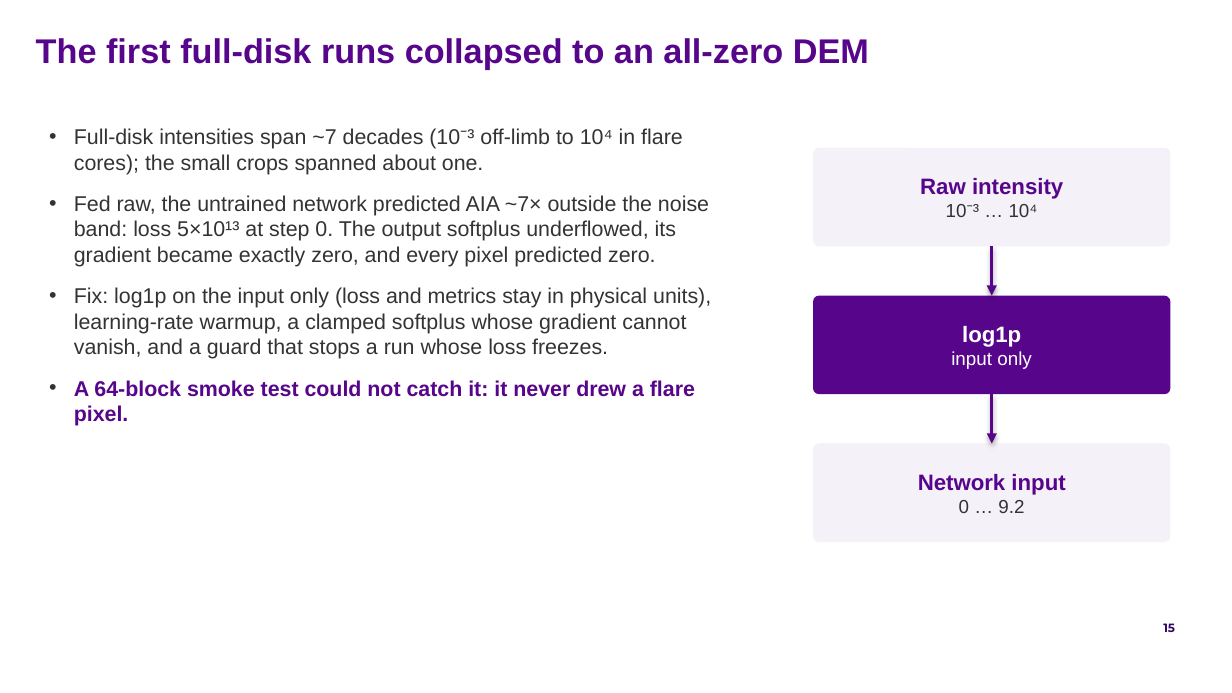
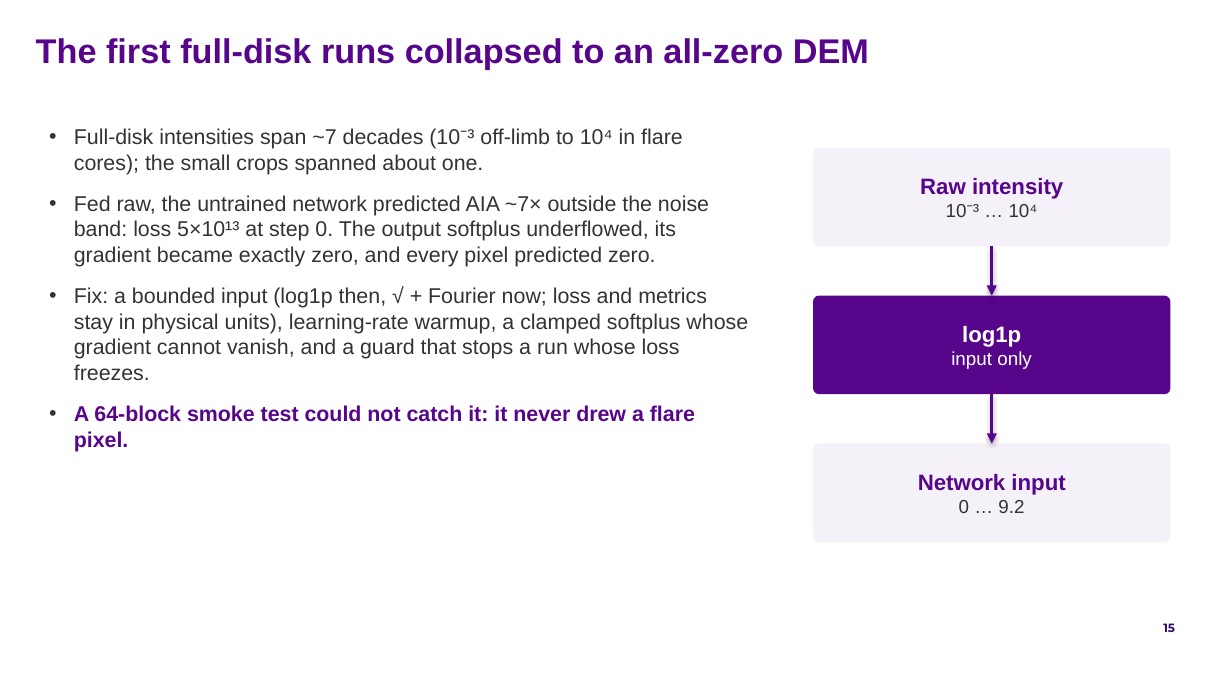
Before and after one commit to FruitPnchSamuraiG/solar-dem-inversion, a slide deck: slide 15 of slides/DEM_deck_v2.pptx. Drawn at 1232x693 pixels with LibreOffice and Linux fonts; fonts in the diff are those of the drawing; background and template pictures are left out. Boxes give left, top, right and bottom in pixels: in the first picture for what was removed or moved away, otherwise in the second. Text is boxed around its words. In the diff, an @@ line names an element or a change of style, - is before the commit and + after.

Commit message:
deck: rebuilt on the adopted stiff-band BP model; Part 7 is now the failure and the fix
Summary, model, loss (band weight mu), model-choice and results slides carry the
120 + 120 continued model. Part 7 has eight slides: the old failure, the
suggestions on the original loss, the objective-gap cause, the 616-vs-85 price,
the mu screen on validation, the stiff-band runs, flare cores now, what remains.
New-model figures in results/plots/22_adopted_bp_20261014 (README); outline synced;
STATE.md and CLAUDE.md record the revised BP final.

```diff
--- a/slides/DEM_deck_v2.pptx
+++ b/slides/DEM_deck_v2.pptx
@@ text at bbox=[74, 287, 748, 380]: text changed @@
-• Fix: log1p on the input only (loss and metrics stay in physical units), learning-rate warmup, a clamped softplus whose gradient cannot vanish, and a guard that stops a run whose loss freezes.
+• Fix: a bounded input (log1p then, √ + Fourier now; loss and metrics stay in physical units), learning-rate warmup, a clamped softplus whose gradient cannot vanish, and a guard that stops a run whose loss freezes.
```
Also in this commit, not shown: 12 other slides changed, 8 slides added, 5 slides removed, 13 other files.
